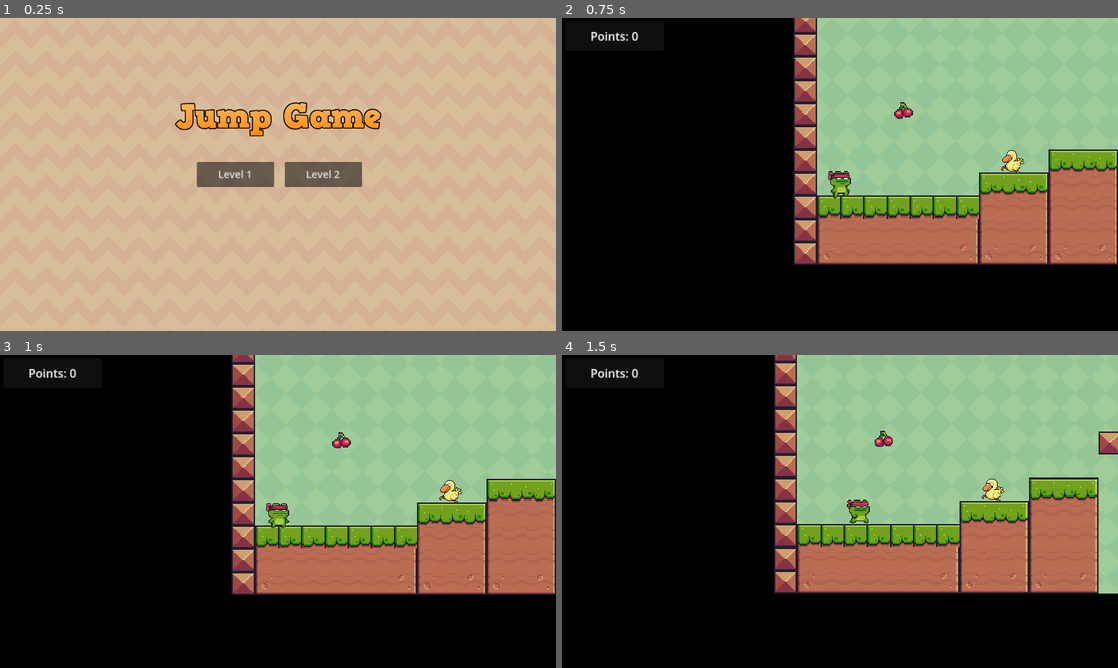
Above: before the commit, frames 1-4 (two rows, left to right).
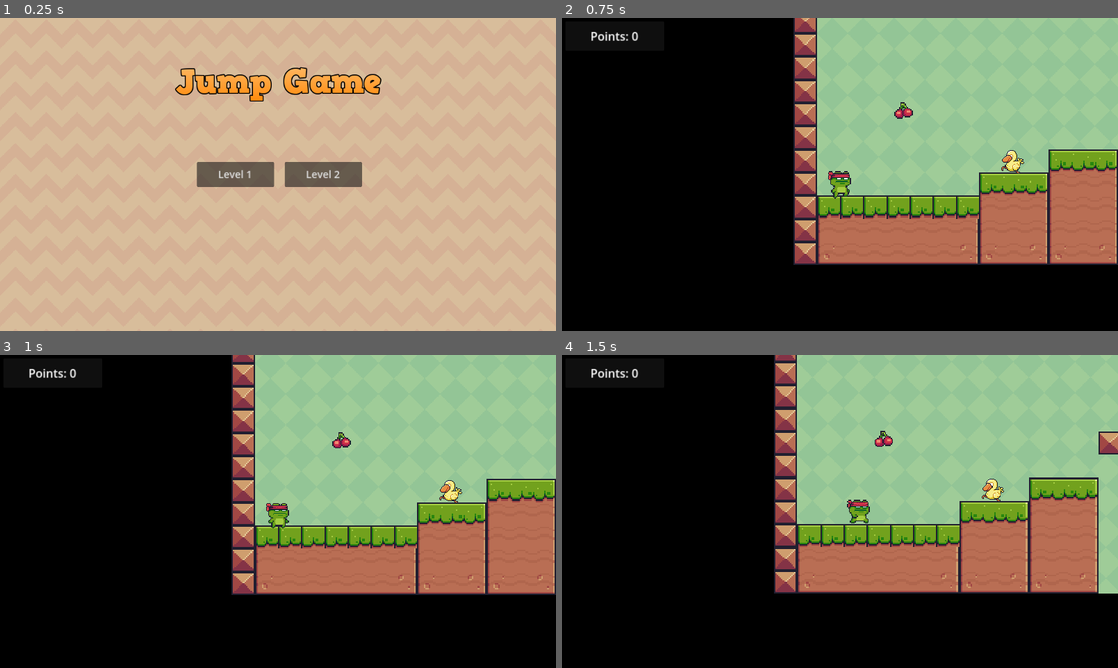
Above: after the commit, the same moments.

Repository: juanmagelay/2d-platformer-videogame
Game: Godot game, scene res://scenes/main_menu.tscn
Two runs of this game, one before a commit and one after it. Both use one fixed random seed, a clock stepped at 60 frames per second and the inputs below.
Inputs:
- Up to frame 1 (0.25 s): no input
- Up to frame 2 (0.75 s): click "Level 1" at 0.5 s
- Up to frame 3 (1 s): no input
- Up to frame 4 (1.5 s): hold Right (right) from 1.28 s (still down)

The runs differ from the first frame. In frame 1, 4.2% of the frame differs, in the area x 31-69%, y 15-38%; in frame 2, nothing differs; in frame 3, nothing differs; in frame 4, nothing differs.

Commit message:
Revert "Game name anchor point and position"
This reverts commit f1acd377d32d50d78e02b3b27b8730238cefe483.

Diff:
--- a/scenes/main_menu.tscn
+++ b/scenes/main_menu.tscn
@@ -18,15 +18,13 @@
 stretch_mode = 1
 
 [node name="TextureRect" type="TextureRect" parent="."]
-anchors_preset = -1
+anchors_preset = 5
 anchor_left = 0.5
-anchor_top = 0.323
 anchor_right = 0.5
-anchor_bottom = 0.323
 offset_left = -222.5
-offset_top = -44.304
+offset_top = 93.0
 offset_right = 222.5
-offset_bottom = 43.696
+offset_bottom = 181.0
 grow_horizontal = 2
 texture = ExtResource("2_dajls")
 
